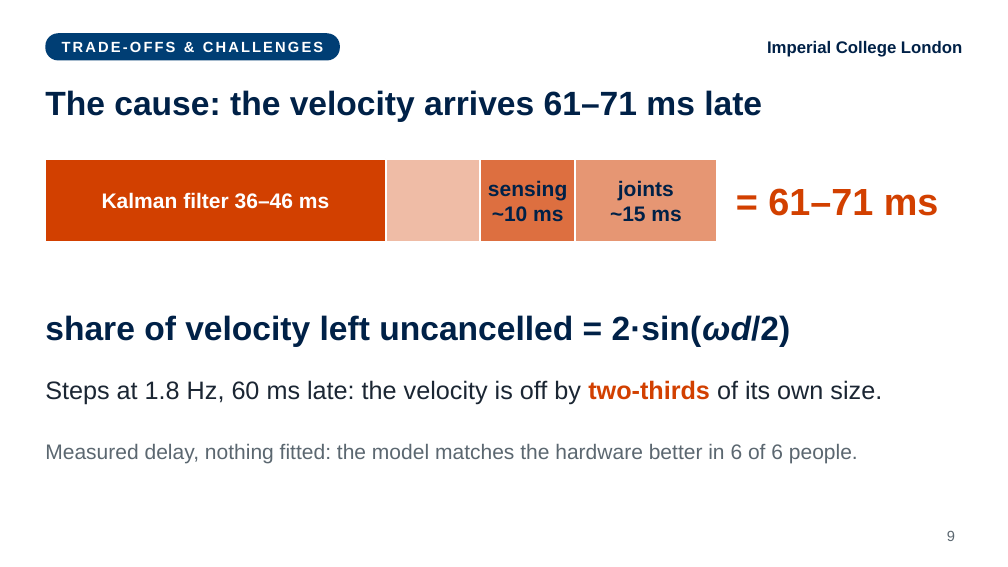
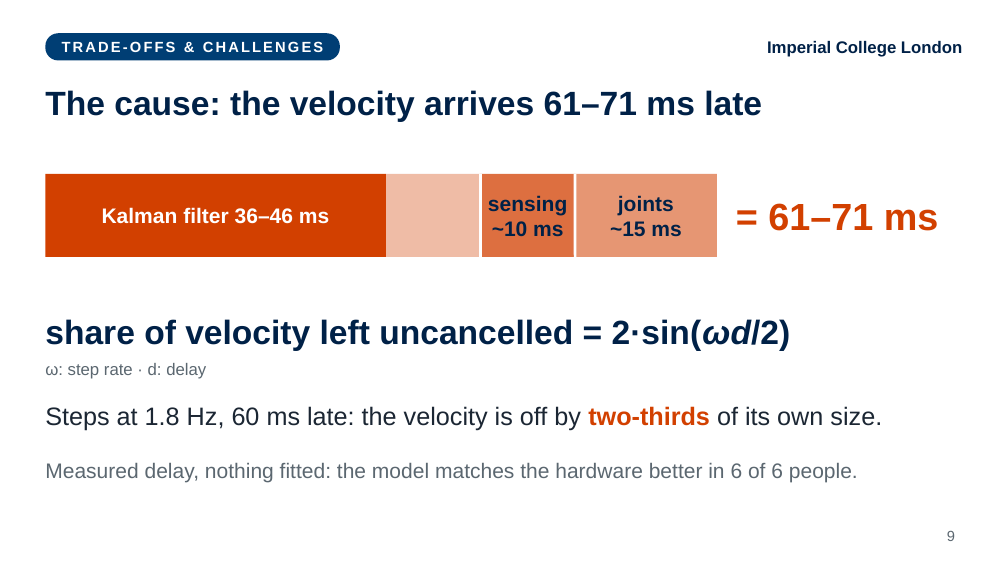
Before and after one commit to fechachris4/HumanSL_MAIN, a slide deck: slide 9 of presentation/World_Stable_Supernumerary_Effectors_Akabueze.pptx. Drawn at 1008x567 pixels with LibreOffice and Linux fonts; fonts in the diff are those of the drawing. Boxes give left, top, right and bottom in pixels: in the first picture for what was removed or moved away, otherwise in the second. Text is boxed around its words. In the diff, an @@ line names an element or a change of style, - is before the commit and + after.

```diff
--- a/presentation/World_Stable_Supernumerary_Effectors_Akabueze.pptx
+++ b/presentation/World_Stable_Supernumerary_Effectors_Akabueze.pptx
@@ line added from (481, 174) to (481, 257), #FFFFFF 2.5 pt @@
@@ 4 texts, 4 rectangles: place and size @@
-4 texts, 4 rectangles at [45,159,939,242]
+4 texts, 4 rectangles at [45,174,939,257]
@@ outline #FFFFFF 2 pt to none in 4 elements at [45,174,386,257], [386,174,480,257], [481,174,575,257], [575,174,718,257] @@
@@ line added from (575, 174) to (575, 257), #FFFFFF 2.5 pt @@
@@ text "share of velocity left uncancelled ...": place and size @@
-text "share of velocity left uncancelled ..." at [45,315,791,347]
+text "share of velocity left uncancelled ..." at [45,319,791,351]
@@ text added at [45,363,206,379], 16 pt, text #5B6770 @@
+ω: step rate · d: delay
@@ text "Steps at 1.8 Hz, 60 ...": place and size @@
-text "Steps at 1.8 Hz, 60 ..." at [45,380,882,405]
+text "Steps at 1.8 Hz, 60 ..." at [45,406,882,431]
@@ text "Measured delay, nothing fitted: the ...": place and size @@
-text "Measured delay, nothing fitted: the ..." at [45,444,858,463]
+text "Measured delay, nothing fitted: the ..." at [45,463,858,482]
```
Also in this commit, not shown: 9 other slides changed, 1 other file.
